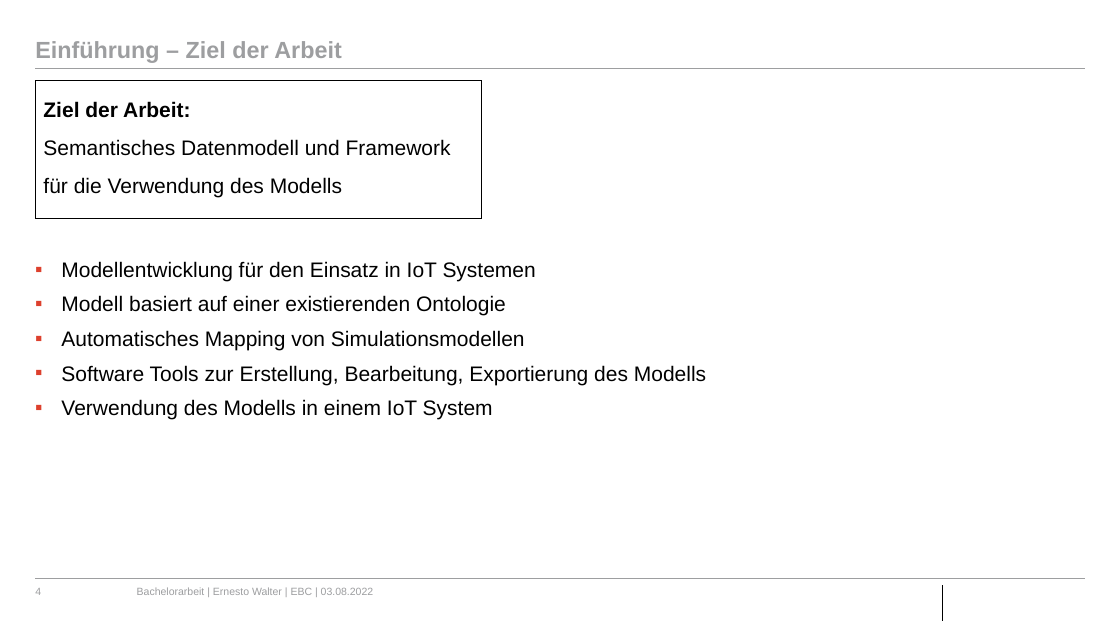
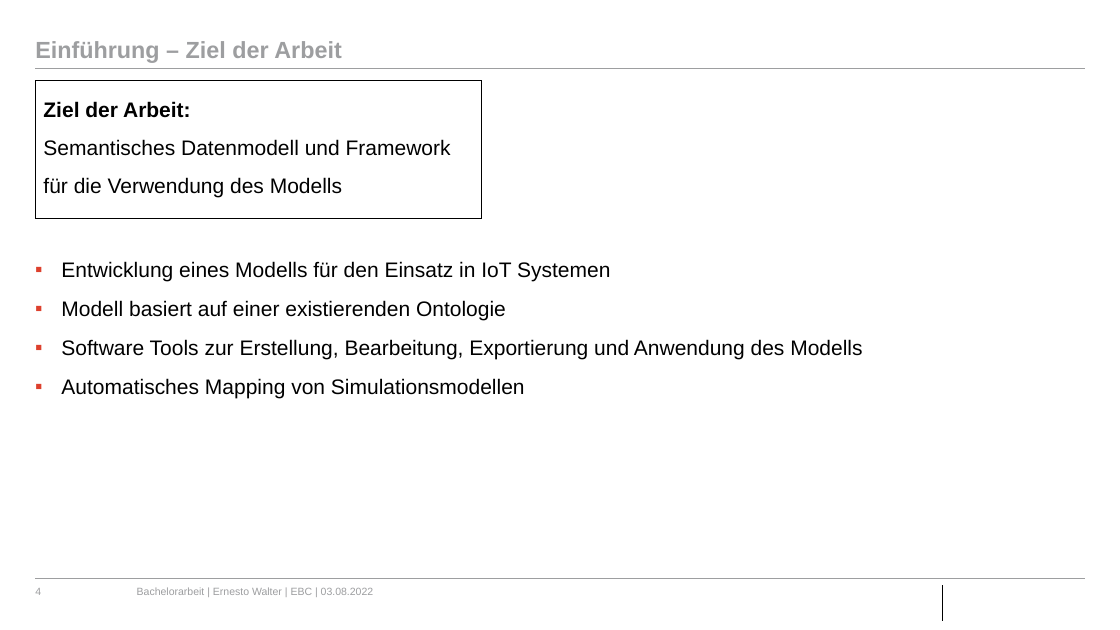
Before and after one commit to ErnestoVivas/FiBEM, a slide deck: slide 4 of docs/BA_Bergfest_Ernesto.pptx. Drawn at 1120x630 pixels with LibreOffice and Linux fonts; fonts in the diff are those of the drawing; background and template pictures are left out. Boxes give left, top, right and bottom in pixels: in the first picture for what was removed or moved away, otherwise in the second. Text is boxed around its words. In the diff, an @@ line names an element or a change of style, - is before the commit and + after.

```diff
--- a/docs/BA_Bergfest_Ernesto.pptx
+++ b/docs/BA_Bergfest_Ernesto.pptx
@@ text at (x1=61, y1=261, x2=610, y2=281): text changed @@
-▪ Modellentwicklung für den Einsatz in IoT Systemen
+▪ Entwicklung eines Modells für den Einsatz in IoT Systemen
@@ text at (x1=61, y1=300, x2=525, y2=399): more space between paragraphs @@
@@ text at (x1=61, y1=339, x2=862, y2=360): paragraph added @@
+▪ Software Tools zur Erstellung, Bearbeitung, Exportierung und Anwendung des Modells
@@ text at (x1=61, y1=365, x2=706, y2=420): paragraphs removed @@
-▪ Software Tools zur Erstellung, Bearbeitung, Exportierung des Modells
-▪ Verwendung des Modells in einem IoT System
```
Also in this commit, not shown: 5 slides added, 2 other files.
